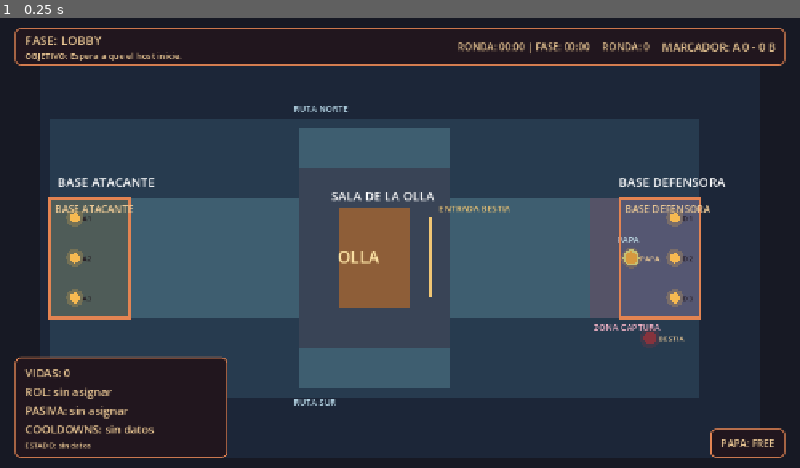
Above: before the commit, frame 1.
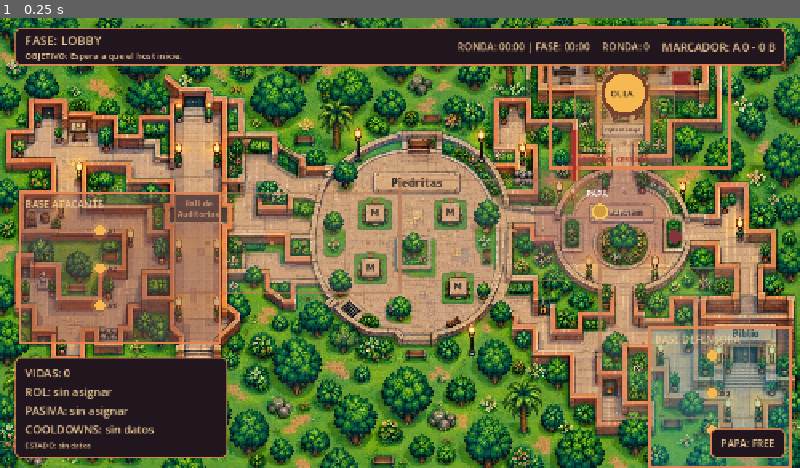
Above: after the commit, the same moment.

Repository: EstacioEA/TechnocumbIA
Game: Godot game, scene res://scenes/game/papoi_game.tscn
Same seed, same stepped clock (60 frames per second), same inputs: the game is played once before the commit and once after it. This scene is started directly instead of the project's main scene.
Inputs:
- Up to frame 1 (0.25 s): no input

The runs differ from the first frame. In frame 1, 84% of the frame differs, in the area x 0-100%, y 0-100%.

Commit message:
feat(map): remap Papoi to official layout
Co-authored-by: Copilot <223556219+Copilot@users.noreply.github.com>

Diff:
--- a/scenes/map/papoi_map.tscn
+++ b/scenes/map/papoi_map.tscn
@@ -1,8 +1,9 @@
-[gd_scene load_steps=4 format=3]
+[gd_scene load_steps=5 format=3]
 
 [ext_resource type="Script" path="res://scripts/map/papoi_map.gd" id="1_map"]
 [ext_resource type="PackedScene" path="res://scenes/map/visuals/papoi_map_visuals.tscn" id="2_visuals"]
 [ext_resource type="PackedScene" path="res://scenes/map/visuals/papoi_base_spawn_visuals.tscn" id="3_base_spawn"]
+[ext_resource type="PackedScene" path="res://scenes/map/visuals/papoi_pot_barrier_visuals.tscn" id="4_pot_barrier"]
 
 [node name="PapoiMap" type="Node2D"]
 script = ExtResource("1_map")
@@ -10,3 +11,5 @@
 [node name="Visuals" parent="." instance=ExtResource("2_visuals")]
 
 [node name="BaseSpawnVisuals" parent="." instance=ExtResource("3_base_spawn")]
+
+[node name="PotBarrierVisuals" parent="." instance=ExtResource("4_pot_barrier")]
--- /dev/null
+++ b/scenes/map/papoi_map_gk03_open_preview.gd
@@ -0,0 +1,11 @@
+extends Node2D
+
+const MAP_SCENE := preload("res://scenes/map/papoi_map.tscn")
+
+func _ready() -> void:
+	var map := MAP_SCENE.instantiate() as PapoiMap
+	if map == null:
+		push_error("GK03 preview could not instantiate PapoiMap")
+		return
+	add_child(map)
+	map.set_beast_gate_open(true, true)
--- /dev/null
+++ b/scenes/map/papoi_map_gk03_open_preview.tscn
@@ -0,0 +1,6 @@
+[gd_scene load_steps=2 format=3]
+
+[ext_resource type="Script" path="res://scenes/map/papoi_map_gk03_open_preview.gd" id="1_preview"]
+
+[node name="PapoiMapGK03OpenPreview" type="Node2D"]
+script = ExtResource("1_preview")
--- a/scenes/map/visuals/papoi_base_spawn_visuals.gd
+++ b/scenes/map/visuals/papoi_base_spawn_visuals.gd
@@ -1,7 +1,7 @@
 extends Node2D
 
-const ATTACKER_BASE := Rect2(80.0, 288.0, 128.0, 192.0)
-const DEFENDER_BASE := Rect2(992.0, 288.0, 128.0, 192.0)
+const ATTACKER_BASE := Rect2(32.0, 280.0, 320.0, 240.0)
+const DEFENDER_BASE := Rect2(1040.0, 496.0, 224.0, 224.0)
 const BASE_BORDER := Color("#E38452")
 const ATTACKER_COLOR := Color("#B62A2A", 0.28)
 const DEFENDER_COLOR := Color("#2E9CC1", 0.28)
--- a/scenes/map/visuals/papoi_map_visuals.gd
+++ b/scenes/map/visuals/papoi_map_visuals.gd
@@ -1,20 +1,14 @@
 class_name PapoiMapVisuals
 extends Node2D
 
-const MAP_BOUNDS := Rect2(64.0, 64.0, 1152.0, 640.0)
-const PLAYABLE_AREA := Rect2(80.0, 160.0, 1040.0, 448.0)
+const MAP_BOUNDS := Rect2(0.0, 0.0, 1280.0, 720.0)
 const ROUTES := [
-	Rect2(208.0, 288.0, 272.0, 192.0),
-	Rect2(720.0, 288.0, 272.0, 192.0),
-	Rect2(480.0, 176.0, 240.0, 64.0),
-	Rect2(480.0, 528.0, 240.0, 64.0),
+	Rect2(280.0, 280.0, 360.0, 160.0),
+	Rect2(640.0, 260.0, 320.0, 160.0),
+	Rect2(920.0, 120.0, 160.0, 200.0),
+	Rect2(960.0, 400.0, 240.0, 240.0),
 ]
-const WALLS := [
-	Rect2(80.0, 160.0, 1040.0, 128.0),
-	Rect2(80.0, 480.0, 1040.0, 128.0),
-	Rect2(80.0, 288.0, 128.0, 192.0),
-	Rect2(992.0, 288.0, 128.0, 192.0),
-]
+const REFERENCE_MAP := preload("res://assets/maps/Mapa Base.jpeg")
 
 const COLOR_BOUNDARY := Color("#21161E")
 const COLOR_FOLIAGE_DARK := Color("#0E4F22")
@@ -30,31 +24,13 @@
 	queue_redraw()
 
 func _draw() -> void:
-	draw_rect(MAP_BOUNDS, COLOR_BOUNDARY, true)
-	draw_rect(PLAYABLE_AREA, COLOR_FOLIAGE_DARK, true)
-	_draw_foliage_bands()
-	_draw_walls()
+	draw_texture_rect(REFERENCE_MAP, MAP_BOUNDS, false)
 	_draw_routes()
-
-func _draw_foliage_bands() -> void:
-	for band_index in range(7):
-		var y := 176.0 + float(band_index) * 64.0
-		var band := Rect2(96.0, y, 992.0, 32.0)
-		draw_rect(band, COLOR_FOLIAGE if band_index % 2 == 0 else COLOR_FOLIAGE_LIGHT, true)
-		for marker_index in range(12):
-			var x := 112.0 + float(marker_index) * 88.0 + (32.0 if band_index % 2 == 0 else 0.0)
-			draw_circle(Vector2(x, y + 16.0), 5.0, COLOR_FOLIAGE_DARK)
-
-func _draw_walls() -> void:
-	for wall in WALLS:
-		draw_rect(wall, COLOR_WALL, true)
-		draw_line(wall.position + Vector2(0.0, 8.0), Vector2(wall.end.x, wall.position.y + 8.0), COLOR_WALL_HIGHLIGHT, 4.0)
-		draw_line(Vector2(wall.position.x, wall.end.y - 8.0), wall.end - Vector2(0.0, 8.0), COLOR_WALL_HIGHLIGHT, 4.0)
 
 func _draw_routes() -> void:
 	for route in ROUTES:
-		draw_rect(route, COLOR_ROUTE, true)
-		draw_rect(route, COLOR_ROUTE_EDGE, false, 4.0)
+		draw_rect(route, Color(COLOR_ROUTE, 0.16), true)
+		draw_rect(route, Color(COLOR_ROUTE_EDGE, 0.65), false, 3.0)
 		_draw_route_markers(route)
 
 func _draw_route_markers(route: Rect2) -> void:
--- /dev/null
+++ b/scenes/map/visuals/papoi_pot_barrier_visuals.gd
@@ -0,0 +1,57 @@
+extends Node2D
+
+const POT_ROOM := Rect2(880.0, 16.0, 288.0, 224.0)
+const POT_ZONE := Rect2(944.0, 72.0, 112.0, 96.0)
+const GATE_POSITION := Vector2(920.0, 220.0)
+const GATE_SIZE := Vector2(20.0, 80.0)
+
+const ROOM_BORDER := Color("#E38452")
+const POT_COLOR := Color("#F6B951")
+const POT_INNER := Color("#76412E")
+const GATE_CLOSED := Color("#B62A2A")
+const GATE_OPEN := Color("#73B161")
+const LABEL_COLOR := Color("#EDCA96")
+
+var _last_gate_open := false
+
+func _ready() -> void:
+	z_index = 2
+	_last_gate_open = _is_gate_open()
+	queue_redraw()
+
+func _process(_delta: float) -> void:
+	var gate_open := _is_gate_open()
+	if gate_open != _last_gate_open:
+		_last_gate_open = gate_open
+		queue_redraw()
+
+func _draw() -> void:
+	draw_rect(POT_ROOM, ROOM_BORDER, false, 5.0)
+	draw_rect(POT_ZONE, Color(POT_COLOR, 0.16), true)
+	_draw_pot()
+	_draw_gate()
+	draw_string(ThemeDB.fallback_font, Vector2(900.0, 42.0), "TORRE: SALA DE LA OLLA", HORIZONTAL_ALIGNMENT_LEFT, -1, 16, LABEL_COLOR)
+	draw_string(ThemeDB.fallback_font, Vector2(918.0, 62.0), "OBJETIVO: OLLA", HORIZONTAL_ALIGNMENT_LEFT, -1, 13, LABEL_COLOR)
+
+func _draw_pot() -> void:
+	var center := POT_ZONE.get_center()
+	draw_circle(center, 38.0, POT_INNER)
+	draw_circle(center, 34.0, POT_COLOR)
+	draw_arc(center, 34.0, 0.0, TAU, 32, POT_INNER, 4.0)
+	draw_line(center + Vector2(-24.0, 24.0), center + Vector2(-16.0, 44.0), POT_INNER, 5.0)
+	draw_line(center + Vector2(24.0, 24.0), center + Vector2(16.0, 44.0), POT_INNER, 5.0)
+	draw_string(ThemeDB.fallback_font, center + Vector2(-23.0, 6.0), "OLLA", HORIZONTAL_ALIGNMENT_LEFT, -1, 14, Color("#21161E"))
+
+func _draw_gate() -> void:
+	var gate_color := GATE_OPEN if _last_gate_open else GATE_CLOSED
+	if _last_gate_open:
+		draw_line(GATE_POSITION + Vector2(0.0, -GATE_SIZE.y * 0.5), GATE_POSITION + Vector2(0.0, GATE_SIZE.y * 0.5), gate_color, 5.0)
+	else:
+		draw_rect(Rect2(GATE_POSITION - GATE_SIZE * 0.5, GATE_SIZE), Color(gate_color, 0.35), true)
+		draw_line(GATE_POSITION - Vector2(0.0, GATE_SIZE.y * 0.5), GATE_POSITION + Vector2(0.0, GATE_SIZE.y * 0.5), gate_color, 5.0)
+	draw_string(ThemeDB.fallback_font, Vector2(932.0, 214.0), "ENTRADA BESTIA", HORIZONTAL_ALIGNMENT_LEFT, -1, 12, LABEL_COLOR)
+	draw_string(ThemeDB.fallback_font, Vector2(932.0, 230.0), "ESTADO: %s" % ("ABIERTA" if _last_gate_open else "CERRADA"), HORIZONTAL_ALIGNMENT_LEFT, -1, 12, gate_color)
+
+func _is_gate_open() -> bool:
+	var map := get_parent()
+	return map != null and map.has_method("is_beast_gate_open") and map.is_beast_gate_open()
--- /dev/null
+++ b/scenes/map/visuals/papoi_pot_barrier_visuals.tscn
@@ -0,0 +1,6 @@
+[gd_scene load_steps=2 format=3]
+
+[ext_resource type="Script" path="res://scenes/map/visuals/papoi_pot_barrier_visuals.gd" id="1_pot_barrier"]
+
+[node name="PapoiPotBarrierVisuals" type="Node2D"]
+script = ExtResource("1_pot_barrier")
--- a/scripts/map/papoi_map.gd
+++ b/scripts/map/papoi_map.gd
@@ -4,30 +4,37 @@
 signal zone_entered(zone_name: String, body: Node2D)
 signal zone_exited(zone_name: String, body: Node2D)
 
-const MAP_BOUNDS := Rect2(64.0, 64.0, 1152.0, 640.0)
-const ATTACKER_BASE := Vector2(144.0, 384.0)
-const DEFENDER_BASE := Vector2(1136.0, 384.0)
-const POT_ROOM_CENTER := Vector2(600.0, 384.0)
+const MAP_BOUNDS := Rect2(0.0, 0.0, 1280.0, 720.0)
+const ATTACKER_BASE := Vector2(190.0, 400.0)
+const DEFENDER_BASE := Vector2(1140.0, 600.0)
+const POT_ROOM_CENTER := Vector2(1000.0, 112.0)
 const ATTACKER_SPAWNS := [
-	Vector2(120.0, 320.0),
-	Vector2(120.0, 384.0),
-	Vector2(120.0, 448.0),
+	Vector2(160.0, 340.0),
+	Vector2(160.0, 400.0),
+	Vector2(160.0, 460.0),
 ]
 const DEFENDER_SPAWNS := [
-	Vector2(1080.0, 320.0),
-	Vector2(1080.0, 384.0),
-	Vector2(1080.0, 448.0),
+	Vector2(1140.0, 540.0),
+	Vector2(1140.0, 600.0),
+	Vector2(1140.0, 660.0),
 ]
-const PAPA_SPAWN := Vector2(1010.0, 384.0)
-const BEAST_SPAWN := Vector2(1040.0, 512.0)
-const POT_ZONE := Rect2(544.0, 304.0, 112.0, 160.0)
-const CAPTURE_ZONE := Rect2(944.0, 288.0, 176.0, 192.0)
-const ESCAPE_ZONE := Rect2(80.0, 288.0, 128.0, 192.0)
+const PAPA_SPAWN := Vector2(960.0, 310.0)
+const BEAST_SPAWN := Vector2(1080.0, 350.0)
+const POT_ZONE := Rect2(944.0, 72.0, 112.0, 96.0)
+const CAPTURE_ZONE := Rect2(856.0, 240.0, 208.0, 152.0)
+const ESCAPE_ZONE := Rect2(32.0, 280.0, 320.0, 240.0)
 const ROUTES := [
-	Rect2(208.0, 288.0, 272.0, 192.0),
-	Rect2(720.0, 288.0, 272.0, 192.0),
-	Rect2(480.0, 176.0, 240.0, 64.0),
-	Rect2(480.0, 528.0, 240.0, 64.0),
+	Rect2(280.0, 280.0, 360.0, 160.0),
+	Rect2(640.0, 260.0, 320.0, 160.0),
+	Rect2(920.0, 120.0, 160.0, 200.0),
+	Rect2(960.0, 400.0, 240.0, 240.0),
+]
+const TORRE_WALLS := [
+	Rect2(880.0, 16.0, 288.0, 12.0),
+	Rect2(880.0, 16.0, 12.0, 224.0),
+	Rect2(1156.0, 16.0, 12.0, 224.0),
+	Rect2(880.0, 228.0, 30.0, 12.0),
+	Rect2(930.0, 228.0, 238.0, 12.0),
 ]
 
 var _beast_gate_open := false
@@ -80,10 +87,10 @@
 
 func _create_boundaries() -> void:
 	var boundaries := [
-		Rect2(MAP_BOUNDS.position.x, MAP_BOUNDS.position.y, MAP_BOUNDS.size.x, 16.0),
-		Rect2(MAP_BOUNDS.position.x, MAP_BOUNDS.end.y - 16.0, MAP_BOUNDS.size.x, 16.0),
-		Rect2(MAP_BOUNDS.position.x, MAP_BOUNDS.position.y, 16.0, MAP_BOUNDS.size.y),
-		Rect2(MAP_BOUNDS.end.x - 16.0, MAP_BOUNDS.position.y, 16.0, MAP_BOUNDS.size.y),
+		Rect2(MAP_BOUNDS.position.x, MAP_BOUNDS.position.y, MAP_BOUNDS.size.x, 8.0),
+		Rect2(MAP_BOUNDS.position.x, MAP_BOUNDS.end.y - 8.0, MAP_BOUNDS.size.x, 8.0),
+		Rect2(MAP_BOUNDS.position.x, MAP_BOUNDS.position.y, 8.0, MAP_BOUNDS.size.y),
+		Rect2(MAP_BOUNDS.end.x - 8.0, MAP_BOUNDS.position.y, 8.0, MAP_BOUNDS.size.y),
 	]
 	for index in boundaries.size():
 		var body := StaticBody2D.new()
@@ -96,14 +103,25 @@
 		body.add_child(shape)
 		add_child(body)
 
+	for index in TORRE_WALLS.size():
+		var torre_body := StaticBody2D.new()
+		torre_body.name = "TorreWall%d" % index
+		var torre_shape := CollisionShape2D.new()
+		var torre_rectangle := RectangleShape2D.new()
+		torre_rectangle.size = TORRE_WALLS[index].size
+		torre_shape.shape = torre_rectangle
+		torre_shape.position = TORRE_WALLS[index].get_center()
+		torre_body.add_child(torre_shape)
+		add_child(torre_body)
+
 	var gate := StaticBody2D.new()
 	gate.name = "BeastGate"
 	var gate_shape := CollisionShape2D.new()
 	gate_shape.name = "CollisionShape2D"
 	var gate_rectangle := RectangleShape2D.new()
-	gate_rectangle.size = Vector2(20.0, 128.0)
+	gate_rectangle.size = Vector2(20.0, 80.0)
 	gate_shape.shape = gate_rectangle
-	gate_shape.position = Vector2(688.0, 384.0)
+	gate_shape.position = Vector2(920.0, 220.0)
 	gate.add_child(gate_shape)
 	add_child(gate)
 
@@ -155,22 +173,7 @@
 	_zones[zone_name] = area
 
 func _draw() -> void:
-	draw_rect(MAP_BOUNDS, Color("#1c2638"), true)
-	draw_rect(Rect2(80.0, 160.0, 1040.0, 448.0), Color("#273b4f"), true)
-	for route in ROUTES:
-		draw_rect(route, Color("#3e5e70"), true)
-	draw_rect(Rect2(80.0, 288.0, 128.0, 192.0), Color("#244e5a"), true)
-	draw_rect(Rect2(992.0, 288.0, 128.0, 192.0), Color("#563c50"), true)
-	draw_rect(Rect2(480.0, 240.0, 240.0, 288.0), Color("#394456"), true)
-	draw_rect(CAPTURE_ZONE, Color("#813f58", 0.35), true)
-	draw_rect(POT_ZONE, Color("#8e5e38"), true)
-	draw_rect(ESCAPE_ZONE, Color("#2a8c76", 0.55), true)
-	draw_line(Vector2(688.0, 320.0), Vector2(688.0, 448.0), Color("#f0c674"), 6.0)
-	draw_string(ThemeDB.fallback_font, Vector2(92.0, 270.0), "BASE ATACANTE", HORIZONTAL_ALIGNMENT_LEFT, -1, 20, Color.WHITE)
-	draw_string(ThemeDB.fallback_font, Vector2(990.0, 270.0), "BASE DEFENSORA", HORIZONTAL_ALIGNMENT_LEFT, -1, 20, Color.WHITE)
-	draw_string(ThemeDB.fallback_font, Vector2(950.0, 500.0), "ZONA CAPTURA", HORIZONTAL_ALIGNMENT_LEFT, -1, 14, Color("#f3b4c7"))
-	draw_string(ThemeDB.fallback_font, Vector2(530.0, 292.0), "SALA DE LA OLLA", HORIZONTAL_ALIGNMENT_LEFT, -1, 20, Color.WHITE)
-	draw_string(ThemeDB.fallback_font, Vector2(540.0, 392.0), "OLLA", HORIZONTAL_ALIGNMENT_LEFT, -1, 26, Color("#ffe6a7"))
-	draw_string(ThemeDB.fallback_font, Vector2(702.0, 310.0), "ENTRADA BESTIA", HORIZONTAL_ALIGNMENT_LEFT, -1, 14, Color("#f0c674"))
-	draw_string(ThemeDB.fallback_font, Vector2(470.0, 150.0), "RUTA NORTE", HORIZONTAL_ALIGNMENT_LEFT, -1, 14, Color("#b8d8e8"))
-	draw_string(ThemeDB.fallback_font, Vector2(470.0, 620.0), "RUTA SUR", HORIZONTAL_ALIGNMENT_LEFT, -1, 14, Color("#b8d8e8"))
+	draw_rect(CAPTURE_ZONE, Color("#813f58", 0.25), true)
+	draw_rect(POT_ZONE, Color("#8e5e38", 0.22), true)
+	draw_rect(ESCAPE_ZONE, Color("#2a8c76", 0.22), true)
+	draw_line(Vector2(920.0, 180.0), Vector2(920.0, 260.0), Color("#f0c674"), 6.0)
--- /dev/null
+++ b/tests/qa/gk03_pot_barrier_visuals_test.gd
@@ -0,0 +1,53 @@
+extends SceneTree
+
+const MAP_SCENE := preload("res://scenes/map/papoi_map.tscn")
+const VISUALS_SCRIPT := preload("res://scenes/map/visuals/papoi_pot_barrier_visuals.gd")
+
+var _failures: Array[String] = []
+
+func _init() -> void:
+	var map := MAP_SCENE.instantiate() as PapoiMap
+	if map == null:
+		_fail("map scene did not instantiate")
+		_finish()
+		return
+	root.add_child(map)
+	await process_frame
+	var visuals := map.get_node_or_null("PotBarrierVisuals") as Node2D
+	if visuals == null:
+		_fail("pot/barrier visual layer is missing")
+	else:
+		if visuals.get_script() != VISUALS_SCRIPT:
+			_fail("pot/barrier visual layer has an unexpected script")
+		if visuals.z_index <= 0:
+			_fail("pot/barrier visuals must remain above the map floor")
+	if map.is_beast_gate_open():
+		_fail("Beast gate must start closed")
+	if not map.set_beast_gate_open(true, false):
+		if map.is_beast_gate_open():
+			_fail("unauthorized gate transition changed logical state")
+	else:
+		_fail("unauthorized gate transition was accepted")
+	if not map.set_beast_gate_open(true, true):
+		_fail("host-authorized gate transition was rejected")
+	if not map.is_beast_gate_open():
+		_fail("authorized gate transition did not change logical state")
+	if not map.set_beast_gate_open(false, true):
+		_fail("host-authorized gate close was rejected")
+	if map.is_beast_gate_open():
+		_fail("authorized gate close did not change logical state")
+	map.queue_free()
+	await process_frame
+	_finish()
+
+func _fail(message: String) -> void:
+	_failures.append(message)
+
+func _finish() -> void:
+	if _failures.is_empty():
+		print("GK03_POT_BARRIER_VISUALS_TEST: PASS")
+		quit(0)
+		return
+	for failure in _failures:
+		push_error("GK03_POT_BARRIER_VISUALS_TEST: %s" % failure)
+	quit(1)
--- a/tests/qa/k01_map_test.gd
+++ b/tests/qa/k01_map_test.gd
@@ -47,7 +47,7 @@
 	body.queue_free()
 
 func _assert_gate_collision(map: PapoiMap) -> void:
-	var body := _create_probe(Vector2(640.0, 384.0))
+	var body := _create_probe(Vector2(880.0, 220.0))
 	map.add_child(body)
 	var collision := body.move_and_collide(Vector2(100.0, 0.0))
 	if collision == null:
--- a/tests/qa/k02_pot_zone_test.gd
+++ b/tests/qa/k02_pot_zone_test.gd
@@ -24,11 +24,11 @@
 func _assert_capture_zone(map) -> void:
 	if map.get_node_or_null("CaptureZone") == null:
 		_fail("capture zone node is missing")
-	if not map.is_position_in_capture_zone(Vector2(1000.0, 384.0)):
-		_fail("defender base position must be inside capture zone")
+	if not map.is_position_in_capture_zone(Vector2(960.0, 316.0)):
+		_fail("Summan capture approach position must be inside capture zone")
 
 func _assert_pot_validation(flow, map) -> void:
-	var papa_position := Vector2(600.0, 384.0)
+	var papa_position := Vector2(1000.0, 120.0)
 	if not map.is_position_in_pot(papa_position):
 		_fail("pot center must be inside pot zone")
 	if flow.detect_papa_in_pot(7, GameEnums.PapaState.FREE, true, true):
Binary file added: docs/handoffs/captura vista fix krystal 4.png
Not shown, changed: AI_TRACE.md
Not shown, added: docs/handoffs/2026-10-10-0700-K06-official-map-remap.md
Not shown, changed: docs/specs/Krystal_Giraldo/TASKS.md
